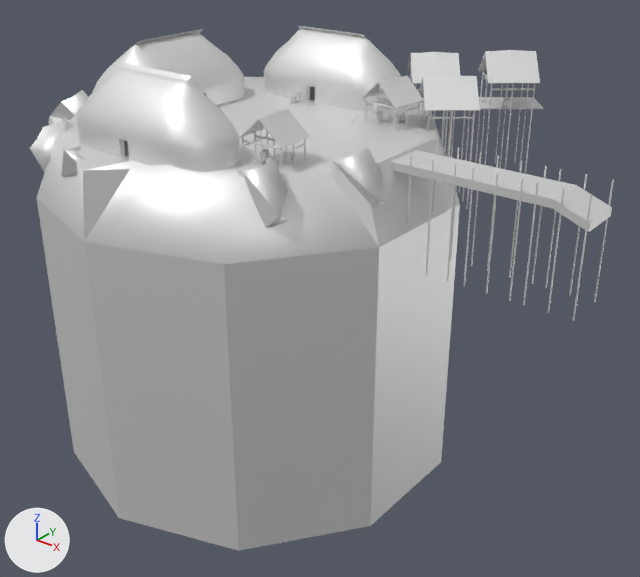
What one commit did to the COLLADA model art/meshes/structural/tupis_island_f.dae.
The view is the same before and after, from a camera (50 mm lens) standing at (89.3, -95.8, 37.4) and looking at (12.0, 0.8, -22.5). Arrows for +X, +Y and +Z are at lower left; the lights stay in place. Vertices at the same position are counted once.

Objects in the first picture: 'ilha_artificial_amazonica'.
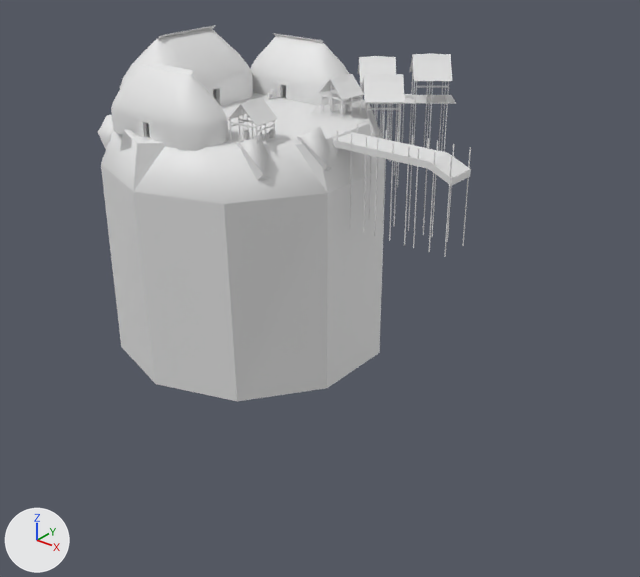
Commit message: fix erro tupi blowgunner

Pixel boxes [x1, y1, x2, y2] of what changed, in the pictures (640 x 577 px; the box of a moved part takes in the faces that stretch with it):
'ilha_artificial_amazonica', reshaped, rescaled (36% narrower, 28% shorter)
    before: [30, 26, 614, 551]
    after: [98, 25, 471, 401]
part 1 of me_cilindro_009, moved or reshaped
    before: [119, 62, 191, 81]
    after: [142, 61, 194, 75]
part 2 of me_cilindro_009, moved or reshaped
    before: [136, 29, 203, 45]
    after: [158, 25, 216, 39]
part 3 of me_cilindro_009, moved or reshaped
    before: [92, 33, 245, 105]
    after: [120, 29, 253, 106]
part 4 of me_cilindro_009, moved or reshaped
    before: [298, 26, 365, 38]
    after: [273, 33, 323, 43]
part 5 of me_cilindro_009, moved or reshaped
    before: [390, 150, 612, 232]
    after: [332, 132, 471, 186]
part 6 of me_cilindro_009, moved or reshaped
    before: [478, 50, 540, 84]
    after: [409, 53, 452, 81]
part 7 of me_cilindro_009, moved or reshaped
    before: [484, 78, 493, 165]
    after: [444, 77, 449, 152]
part 8 of me_cilindro_009, moved or reshaped (not visible before)
    after: [429, 77, 433, 148]
part 9 of me_cilindro_009, moved or reshaped (not visible before)
    after: [413, 77, 417, 145]
part 10 of me_cilindro_009, moved or reshaped
    before: [451, 111, 455, 158]
    after: [438, 82, 443, 151]
part 11 of me_cilindro_009, moved or reshaped
    before: [444, 112, 447, 148]
    after: [424, 81, 428, 148]
part 12 of me_cilindro_009, moved or reshaped (not visible before)
    after: [409, 70, 413, 144]
part 13 of me_cilindro_009, moved or reshaped
    before: [481, 78, 488, 155]
    after: [441, 54, 448, 151]
part 14 of me_cilindro_009, moved or reshaped
    before: [447, 112, 451, 157]
    after: [426, 81, 431, 148]
part 15 of me_cilindro_009, moved or reshaped (not visible before)
    after: [411, 54, 416, 145]
part 16 of me_cilindro_009, moved or reshaped (not visible before)
    after: [417, 86, 448, 88]
part 17 of me_cilindro_009, moved or reshaped
    before: [442, 111, 445, 144]
    after: [398, 104, 400, 142]
part 18 of me_cilindro_009, rebuilt (24% narrower, 15% shorter)
    before: [264, 29, 401, 110]
    after: [250, 36, 354, 105]
part 19 of me_cilindro_009, rebuilt (33% narrower, 33% shorter)
    before: [36, 77, 460, 551]
    after: [101, 85, 385, 401]
part 20 of me_cilindro_009, deleted
    before: [30, 68, 614, 321]
part 21 of me_cilindro_009, built on
    before: [77, 52, 460, 172]
    after: [98, 56, 471, 257]

Diff of the bpy script that builds the scene:
```diff
--- a/art/meshes/structural/tupis_island_f.dae.py
+++ b/art/meshes/structural/tupis_island_f.dae.py
@@ me_cilindro_009 @@
 # used by ob_ilha_artificial_amazonica; location = (0.0, 0.0, 0.0); scale = (0.865, 0.865, 0.865)
-me_cilindro_009.from_pydata(...)  # 7206 vertices, 11677 faces; spans x -35.6..63.0, y -37.4..43.5, z -60.2..14.8
-me_cilindro_009.materials.append(mat_material_001)  # white #e7e7e7
+me_cilindro_009.from_pydata(...)  # 7211 vertices, 11683 faces; spans x -30.1..40.0, y -23.7..36.4, z -42.2..15.5
+# me_cilindro_009 part 1: the loose piece of 48 vertices spanning x -7.9..7.9, y -22.4..-21.2, z 13.7..14.8 is scaled about its middle by (0.769, 0.769, 0.886), then moved by (-6.1, 7.9, -1.4)
+# me_cilindro_009 part 2: the loose piece of 48 vertices spanning x -20.3..-18.7, y -8.4..7.3, z 13.7..14.8 is scaled about its middle by (0.896, 0.896, 1.03), then moved by (1.2, 3.0, 0.7)
+# me_cilindro_009 part 3: the loose piece of 225 vertices spanning x -28.0..-11.7, y -15.9..14.8, z 2.0..14.2 is scaled about its middle by (0.896, 0.896, 1.03), then moved by (1.3, 3.0, 0.5)
+# me_cilindro_009 part 4: the loose piece of 48 vertices spanning x -7.9..7.9, y 21.2..22.4, z 13.7..14.8 is scaled about its middle by (0.769, 0.769, 0.886), then moved by (-6.1, -2.2, -1.4)
+# me_cilindro_009 part 5: the loose piece of 12 vertices spanning x 30.9..63.0, y -3.7..3.7, z -1.2..2.2 is scaled about its middle by (0.769, 0.769, 0.886), then moved by (-19.3, 2.9, 0.1)
+# me_cilindro_009 part 6: the loose piece of 182 vertices spanning x 22.2..35.9, y 29.7..43.5, z 7.5..12.4 is scaled about its middle by (0.769, 0.769, 0.886), then moved by (-12.8, -5.6, -0.9)
+# me_cilindro_009 part 7: the loose piece of 48 vertices spanning x 28.8..29.1, y 30.6..30.9, z -10.1..8.4 is scaled about its middle by (0.769, 0.769, 0.886), then moved by (-8.2, -0.5, 0.3)
+# me_cilindro_009 part 8: the loose piece of 48 vertices spanning x 16.0..16.2, y 33.0..33.3, z -12.5..6.0 is scaled about its middle by (0.769, 0.769, 0.886), then moved by (2.4, -4.7, 2.7)
+# me_cilindro_009 part 9: the loose piece of 48 vertices spanning x 13.0..13.3, y 30.6..30.9, z -12.5..6.0 is scaled about its middle by (0.769, 0.769, 0.886), then moved by (3.0, -4.2, 2.7)
+# me_cilindro_009 part 10: the loose piece of 48 vertices spanning x 18.9..19.2, y 35.4..35.7, z -12.5..6.0 is scaled about its middle by (0.769, 0.769, 0.886), then moved by (-2.7, 0.0, 2.7)
+# me_cilindro_009 part 11: the loose piece of 48 vertices spanning x 13.2..13.5, y 42.3..42.6, z -12.5..6.0 is scaled about its middle by (0.769, 0.769, 0.886), then moved by (0.7, -8.7, 2.7)
+# me_cilindro_009 part 12: the loose piece of 48 vertices spanning x 10.3..10.6, y 39.9..40.1, z -12.5..6.0 is scaled about its middle by (0.769, 0.769, 0.886), then moved by (1.4, -8.2, 2.7)
+# me_cilindro_009 part 13: the loose piece of 48 vertices spanning x 26.0..26.2, y 34.0..34.3, z -10.2..12.2 is scaled about its middle by (0.769, 0.769, 0.886), then moved by (-7.6, -1.3, 0.1)
+# me_cilindro_009 part 14: the loose piece of 48 vertices spanning x 16.1..16.3, y 38.8..39.1, z -12.6..9.8 is scaled about its middle by (0.769, 0.769, 0.886), then moved by (0.1, -8.0, 2.5)
+# me_cilindro_009 part 15: the loose piece of 48 vertices spanning x 13.1..13.4, y 36.4..36.7, z -12.6..9.8 is scaled about its middle by (0.769, 0.769, 0.886), then moved by (0.8, -7.4, 2.5)
+# me_cilindro_009 part 16: the loose piece of 32 vertices spanning x 20.1..26.2, y 22.0..27.1, z 3.8..4.2 is scaled about its middle by (0.769, 0.769, 0.886), then moved by (-4.7, 3.9, 1.9)
+# me_cilindro_009 part 17: the loose piece of 32 vertices spanning x 18.0..18.3, y 33.3..33.5, z -8.3..4.0 is scaled about its middle by (0.769, 0.769, 0.886), then moved by (-8.0, -3.0, 0.5)
+# me_cilindro_009 part 18: the loose piece of 224 vertices spanning x -15.4..15.4, y 15.6..28.5, z 2.0..14.2 is rebuilt with 222 vertices and now spans x -17.9..5.8, y 14.9..24.8, z 2.0..12.8
+# me_cilindro_009 part 19: the loose piece of 105 vertices spanning x -35.6..35.2, y -37.4..37.0, z -60.2..3.9 is rebuilt with 105 vertices and now spans x -30.1..20.1, y -23.7..29.9, z -42.2..3.3
+# me_cilindro_009 part 20: 108 loose pieces with 4992 vertices, spanning x -35.1..62.7, y -33.5..43.5, z -14.5..12.2, are deleted
+# me_cilindro_009 part 21: 410 vertices removed from x -15.4..20.1, y -28.5..43.5, z 2.0..14.2; 5409 vertices added at x -27.0..39.8, y -20.1..36.4, z -12.6..12.8
@@ ob_ilha_artificial_amazonica @@
 ob_ilha_artificial_amazonica.location = (0.0, 0.0, 0.0)
-ob_ilha_artificial_amazonica.scale = (0.865, 0.865, 0.865)
+ob_ilha_artificial_amazonica.scale = (0.859, 0.859, 0.859)
```
